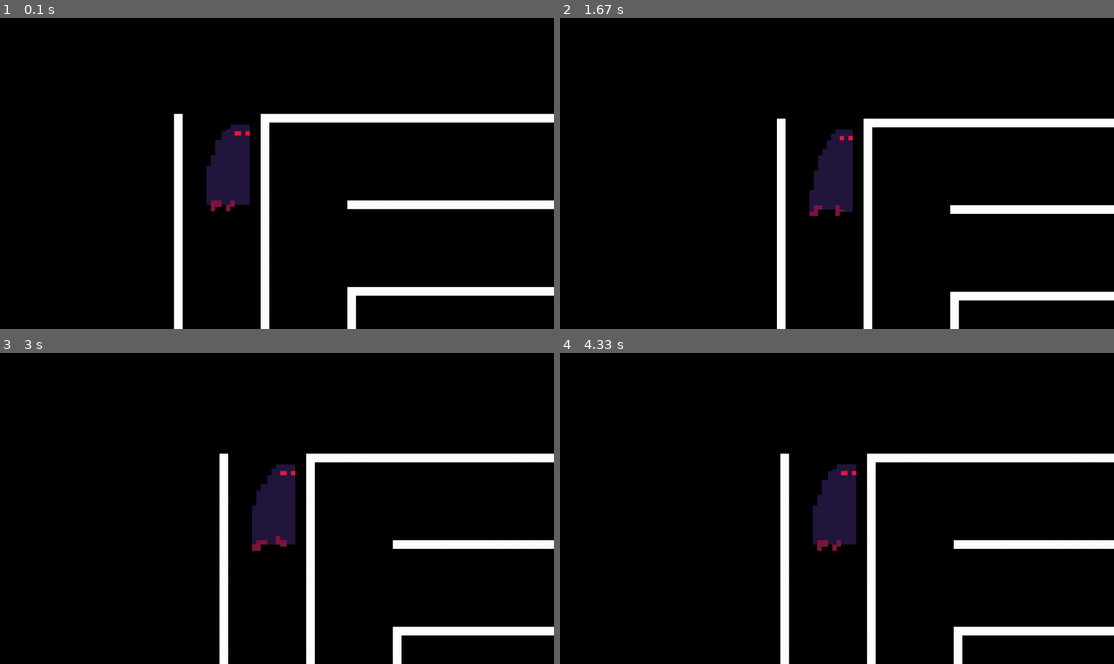
Above: before the commit, frames 1-4 (two rows, left to right).
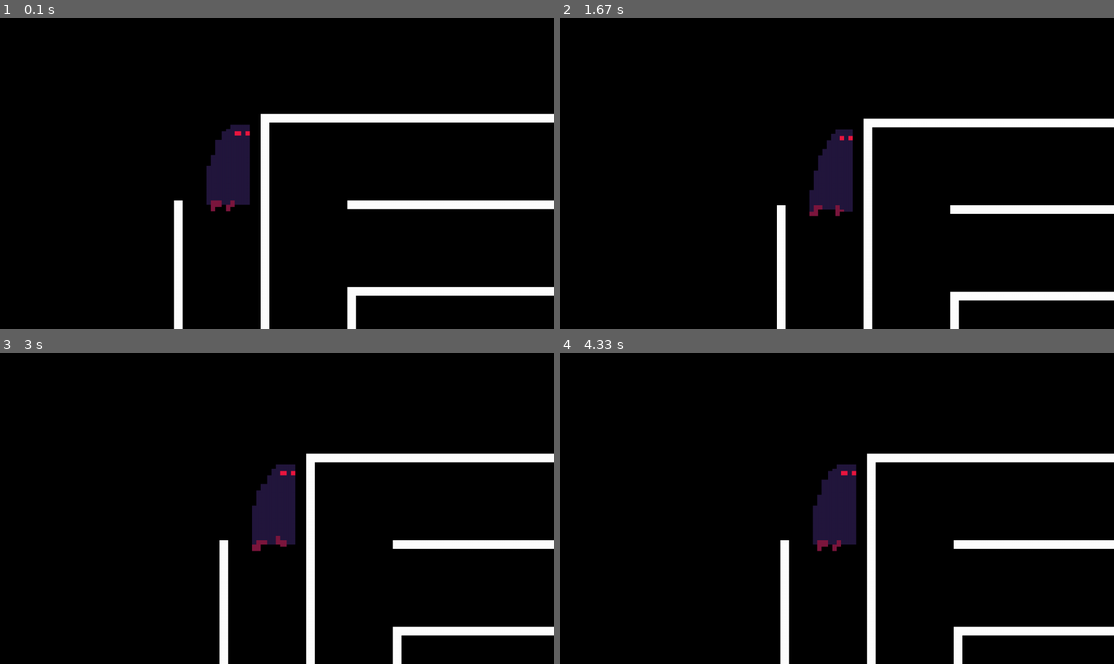
Above: after the commit, the same moments.

Repository: femboyv/laby
Game: pygame game, started from main.py
Same seed, same stepped clock (60 frames per second), same inputs: the game is played once before the commit and once after it.
Inputs:
- Up to frame 1 (0.1 s): no input
- Up to frame 2 (1.67 s): tap M at 0.33 s; hold M 0.67-1.13 s; tap Enter at 1.17 s
- Up to frame 3 (3 s): no input
- Up to frame 4 (4.33 s): no input

The runs differ from the first frame. In frame 1, 0.5% of the frame differs, in the area x 31-34%, y 30-59%; in frame 2, 0.4%; in frame 3, 0.5%; in frame 4, 0.5%.

Commit message:
modified:   main.py

Diff:
--- a/main.py
+++ b/main.py
@@ -152,6 +152,7 @@
         self.letter = letter
         self.murs = None
         self.walls = None
+        self.generated = False
 
     def __str__(self):
         return f"{self.location},{self.letter}"
@@ -167,6 +168,7 @@
             self.loaded = True
 
     def get_walls(self) -> tuple:
+        self.walls: tuple
         if self.walls != None:
             return self.walls
         else:
@@ -179,46 +181,102 @@
 
     def get_murs(self):
 
-        if self.murs != None:
-            return self.murs
+        murs = []
+        if self.walls == None:
+            self.get_walls()
+        for orientation in self.walls:
+
+            match orientation:  # 0 is up and it's going counterclockwise (i think(i'm  actually pretty sure))
+                case 0:
+                    mur = pygame.Rect(
+                        tile_size * self.location[0] - x_of_display,
+                        tile_size * self.location[1] - y_of_display,
+                        tile_size + wall_width,
+                        wall_width,
+                    )
+                case 1:
+                    mur = pygame.Rect(
+                        tile_size * self.location[0] - x_of_display,
+                        tile_size * self.location[1] - y_of_display,
+                        wall_width,
+                        tile_size + wall_width,
+                    )
+                case 2:
+                    mur = pygame.Rect(
+                        tile_size * (self.location[0]) - x_of_display,
+                        tile_size * (self.location[1] + 1) - y_of_display,
+                        tile_size + wall_width,
+                        wall_width,
+                    )
+                case 3:
+                    mur = pygame.Rect(
+                        tile_size * (self.location[0] + 1) - x_of_display,
+                        tile_size * (self.location[1]) - y_of_display,
+                        wall_width,
+                        tile_size + wall_width,
+                    )
+            murs.append(mur)
+        self.murs = murs
+        return murs
+
+    ########### generating the wall at start ###########
+
+    def get_neighbour_tiles(self):
+        return (
+            get_tile_by_coordinate((self.location[0], self.location[1] - 1)),
+            get_tile_by_coordinate((self.location[0], self.location[1] + 1)),
+            get_tile_by_coordinate((self.location[0] - 1, self.location[1])),
+            get_tile_by_coordinate((self.location[0] + 1, self.location[1])),
+        )
+
+    def get_not_generated_neighbour_tiles(self):
+        output = []
+        tile_in_check: tile_class
+        for tile_in_check in self.get_neighbour_tiles():
+            if tile_in_check.generated:
+                output.append(tile_in_check)
+
+        return output
+
+    def choose_random_valid_tile(self):
+        not_generated_neighbour_tiles = self.get_not_generated_neighbour_tiles()
+        not_generated_neighbour_tiles_length = (
+            self.get_not_generated_neighbour_tiles().__len__()
+        )
+
+        if not_generated_neighbour_tiles_length == 0:
+            return None
+
+        elif not_generated_neighbour_tiles_length == 1:
+            return not_generated_neighbour_tiles[0]
+
         else:
-            murs = []
-            if self.walls == None:
-                self.get_walls()
-            for orientation in self.walls:
-
-                match orientation:  # 0 is up and it's going counterclockwise (i think(i'm  actually pretty sure))
-                    case 0:
-                        rect_to_draw = pygame.Rect(
-                            tile_size * self.location[0] - x_of_display,
-                            tile_size * self.location[1] - y_of_display,
-                            tile_size + wall_width,
-                            wall_width,
-                        )
-                    case 1:
-                        rect_to_draw = pygame.Rect(
-                            tile_size * self.location[0] - x_of_display,
-                            tile_size * self.location[1] - y_of_display,
-                            wall_width,
-                            tile_size + wall_width,
-                        )
-                    case 2:
-                        rect_to_draw = pygame.Rect(
-                            tile_size * (self.location[0]) - x_of_display,
-                            tile_size * (self.location[1] + 1) - y_of_display,
-                            tile_size + wall_width,
-                            wall_width,
-                        )
-                    case 3:
-                        rect_to_draw = pygame.Rect(
-                            tile_size * (self.location[0] + 1) - x_of_display,
-                            tile_size * (self.location[1]) - y_of_display,
-                            wall_width,
-                            tile_size + wall_width,
-                        )
-                murs.append(rect_to_draw)
-            self.murs = murs
-            return murs
+            return not_generated_neighbour_tiles[
+                random.randint(0, not_generated_neighbour_tiles_length - 1)
+            ]
+
+    def destroy_wall(self, wall: int):
+
+        list_self_walls = list(self.walls)
+
+        if wall in self.get_walls():
+
+            list_self_walls.remove(wall)
+
+        self.walls = tuple(list_self_walls)
+
+    def check_if_generated(self):  # don't use it, it's bad
+        if self.generated == False:
+            if self.letter == "f":  # f for null
+                return False
+            else:
+                self.generated = True
+                return True
+        else:
+            return True
+
+
+# screen shit
 
 
 def get_coordinate_relative_to_screen(x, y):
@@ -266,6 +324,8 @@
         ),
     )
 
+
+# key things
 
 key_map = dict(z="up", s="down", d="right", q="left")
 
@@ -500,13 +560,10 @@
 
 def get_murs_of_coordinate(tile_position: tuple):
 
-    global number_of_tile_rendered
     letter = get_tile_by_coordinate(tile_position)
     murs_of_tile = []
 
     walls_to_draw = letter.get_walls()
-
-    number_of_tile_rendered += 1
 
     for wall in walls_to_draw:
 
@@ -617,9 +674,6 @@
 player = player_class()
 
 
-murs_rendered = []
-
-
 def closest_to(number: float, first_number: float, second_number: float):
     if abs(number - first_number) == abs(number - second_number):
         return 0
@@ -629,25 +683,28 @@
         return second_number
 
 
+####### function for displaying map #######
+
+
 def show_map():
     global normal_view
-    global map_view
+    global carte_view
     normal_view = False
-    map_view = True
-
-
-def hide_map():
+    carte_view = True
+
+
+def hide_carte():
     global normal_view
-    global map_view
+    global carte_view
     normal_view = True
-    map_view = False
-
-
-width_decalage_of_map_by_screen = 10
-height_decalage_of_map_by_screen = 10
-
-
-def generate_map_surface() -> pygame.Surface:
+    carte_view = False
+
+
+padding_width_of_carte = 10
+padding_height_of_carte = 10
+
+
+def generate_carte_surface() -> pygame.Surface:
     output_surface = pygame.Surface(
         (
             world_width_in_tile * tile_size + wall_width,
@@ -667,17 +724,17 @@
         scaled_output_surface = pygame.transform.scale(
             output_surface(
                 screen.get_height() * ratio_of_width_and_height_of_output
-                - width_decalage_of_map_by_screen * 2,
-                screen.get_height() - height_decalage_of_map_by_screen * 2,
+                - padding_width_of_carte * 2,
+                screen.get_height() - padding_height_of_carte * 2,
             ),
         )
     else:
         scaled_output_surface = pygame.transform.scale(
             output_surface,
             (
-                screen.get_width() - width_decalage_of_map_by_screen * 2,
+                screen.get_width() - padding_width_of_carte * 2,
                 screen.get_width() / ratio_of_width_and_height_of_output
-                - height_decalage_of_map_by_screen * 2,
+                - padding_height_of_carte * 2,
             ),
         )
 
@@ -687,13 +744,33 @@
     )
 
 
-map_surface = generate_map_surface()
-print(map_surface.get_size())
+############    ############    ############
+
+
+############ carte initialization ############
+carte_surface = generate_carte_surface()
+print(carte_surface.get_size())
 normal_view = True
-map_view = False
-
+carte_view = False
+
+############    ############    ############
+
+murs_rendered = []  # important inalization
+
+
+def debugging():
+    central_tile = tile_class((0, 0), "z")
+
+    for adjacent_tile in central_tile.get_neighbour_tiles():
+        adjacent_tile.check_if_generated()
+
+    get_tile_by_coordinate((0, 0)).destroy_wall(1)
+
+
+debugging()
 while running:
     if normal_view:
+
         murs_rendered = []
 
         number_of_tile_rendered = 0
@@ -702,17 +779,10 @@
 
         tiles_at_screen = get_tiles_at_screen()
         for tile_position in tiles_at_screen:
-
-            murs_rendered += get_murs_of_coordinate(
+            murs_rendered += get_tile_by_coordinate(
                 tile_position
-            )  # += used to merge the two lists insted of adding a list in a list with append
-
+            ).get_murs()  # += used to merge the two lists insted of adding a list in a list with append
         draw_all_wall(murs_rendered)
-
-        if number_of_tile_rendered != tiles_at_screen.__len__():
-            raise ValueError(
-                "number_of_rendered_tiles can't be more than number of tiles_at_screen"
-            )
 
         player.draw_animation(
             player.sprites,
@@ -816,18 +886,20 @@
                         + player.height / 2
                     )
 
-    if map_view:
+    if carte_view:
         pygame.Surface.blit(
             screen,
-            map_surface,
-            (width_decalage_of_map_by_screen, height_decalage_of_map_by_screen),
-        )
+            carte_surface,
+            (padding_width_of_carte, padding_height_of_carte),
+        )
+
         for event in pygame.event.get():
             if event.type == pygame.QUIT:
                 running = False
+
             elif event.type == pygame.KEYDOWN:
                 if event.key == pygame.K_m:
-                    hide_map()
+                    hide_carte()
                 else:
                     pressed_key.append(pygame.key.name(event.key))
 
